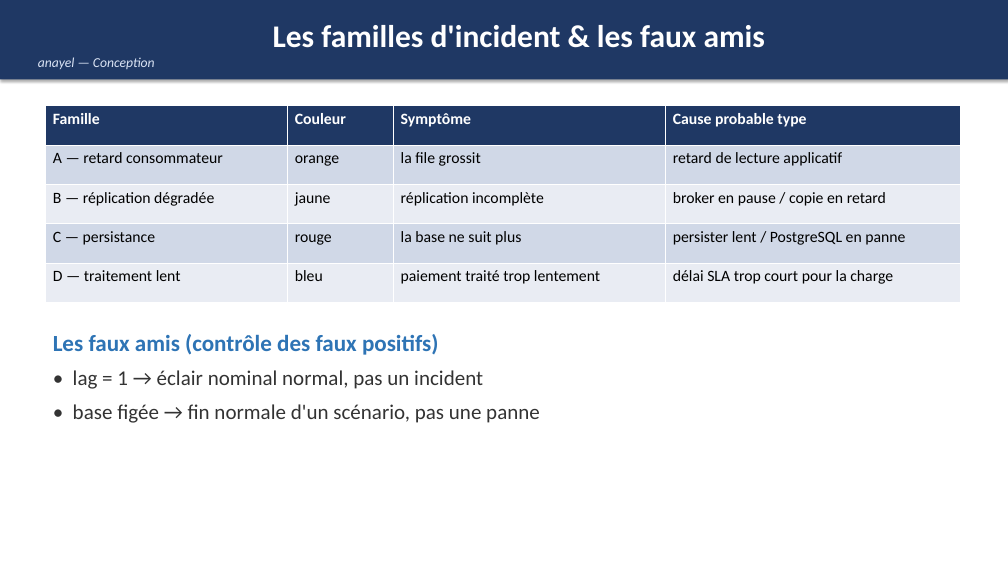
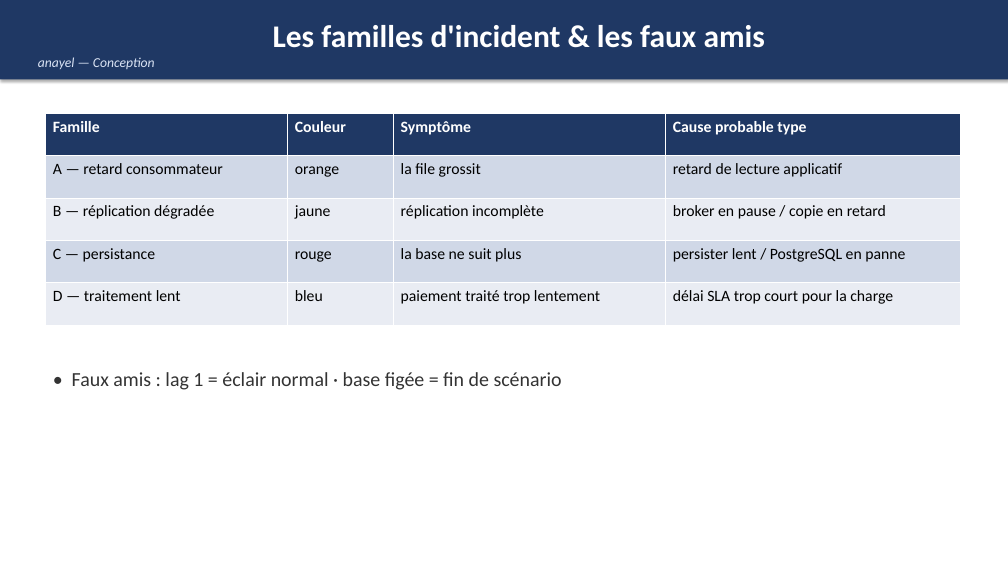
Before and after one commit to TomPERRIN/ISIMA-TP-kafka-2026-observabilite-diagnostique-incidents, a slide deck: slide 5 of travail/soutenance-sae5.pptx. Drawn at 1008x567 pixels with LibreOffice and Linux fonts; fonts in the diff are those of the drawing. Boxes give left, top, right and bottom in pixels: in the first picture for what was removed or moved away, otherwise in the second. Text is boxed around its words. In the diff, an @@ line names an element or a change of style, - is before the commit and + after.

Commit message:
Soutenance : deck allégé (texte réduit) et illustré — arbre de risques, pipeline, architecture, captures dashboard saine et en incident

```diff
--- a/travail/soutenance-sae5.pptx
+++ b/travail/soutenance-sae5.pptx
@@ table: place and size @@
-table at bbox=[45, 106, 960, 302]
+table at bbox=[45, 113, 960, 325]
@@ text at bbox=[72, 372, 562, 390]: text changed; size 20 to 19 pt @@
-Les faux amis (contrôle des faux positifs)
-• lag = 1 → éclair nominal normal, pas un incident
-• base figée → fin normale d'un scénario, pas une panne
+• Faux amis : lag 1 = éclair normal · base figée = fin de scénario
```
Also in this commit, not shown: 9 other slides changed.
